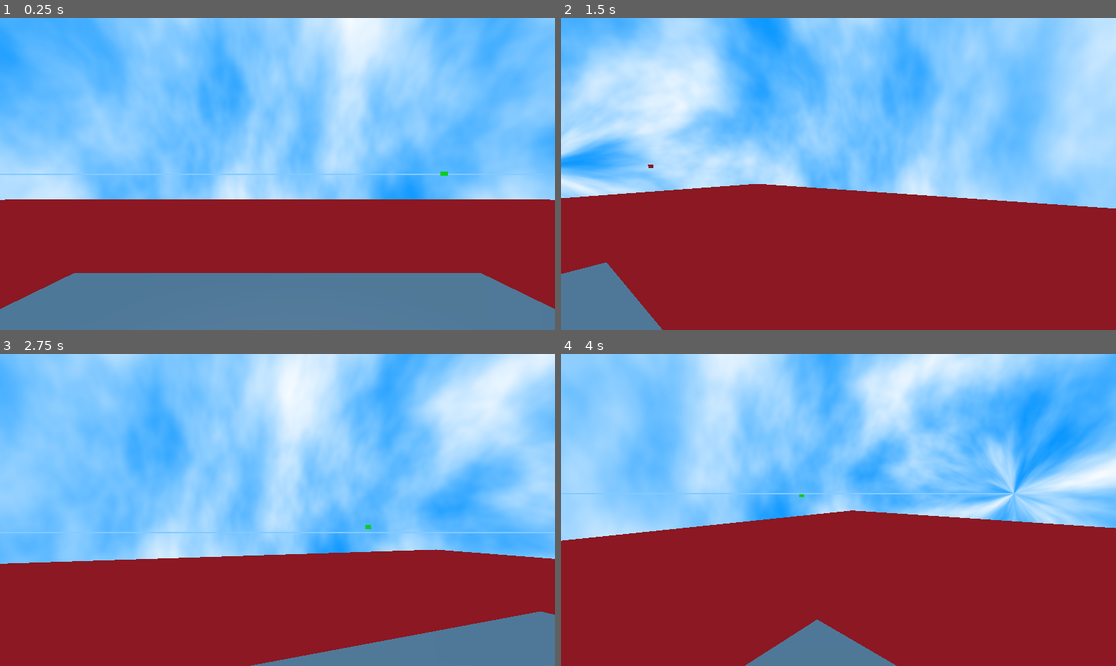
Above: before the commit, frames 1-4 (two rows, left to right).
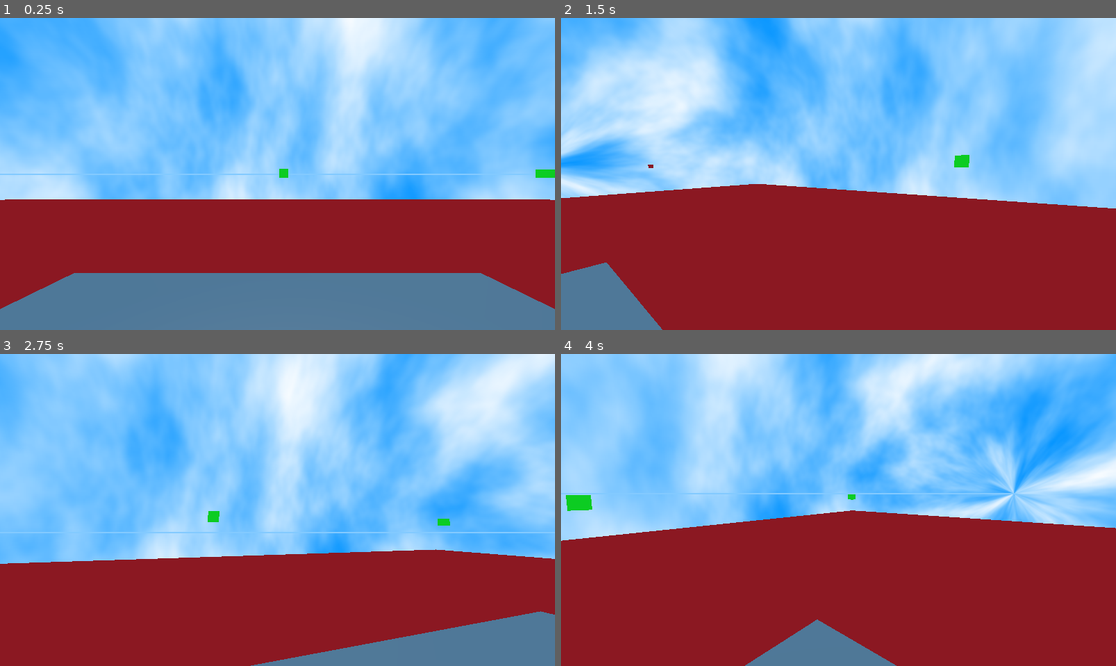
Above: after the commit, the same moments.

Repository: JustAws0m3/Godot_project_1
Game: Godot game, scene res://Main.tscn
The game is run twice, just before and just after one commit, with the same random seed, the same clock (stepped at 60 frames per second) and the same inputs.
Inputs (mouse positions are in pixels of both pictures, inside the frame that each line leads up to):
- Up to frame 1 (0.25 s): no input
- Up to frame 2 (1.5 s): tap Enter at 0.5 s; move the mouse to (866, 174) at 0.52 s; hold R (Refresh) 0.53-1.28 s; hold W (Forwards) from 0.53 s (still down); tap Space (Jump) at 0.77 s; move the mouse to (810, 174) at 1.27 s; tap Shift (Sprint) at 1.35 s
- Up to frame 3 (2.75 s): keep holding W (Forwards); tap Space (Jump) at 1.52 s; move the mouse to (288, 503) at 2.02 s; hold R (Refresh) from 2.03 s (still down)
- Up to frame 4 (4 s): keep holding W (Forwards); move the mouse to (832, 516) at 2.77 s; release R (Refresh) at 2.78 s; tap Shift (Sprint) at 2.85 s; tap Space (Jump) at 3.02, 3.77 s; move the mouse to (877, 513) at 3.52 s; hold R (Refresh) from 3.53 s (still down)

The runs differ from the first frame. In frame 1, 0.2% of the frame differs, in the area x 50-100%, y 48-52%; in frame 2, 0.1%; in frame 3, 0.1%; in frame 4, 0.3%, in the area x 0-54%, y 44-51%.

Commit message:
added control to poi horizontal position

Diff:
--- a/Scripts/Generation/Unpackers/paths_unpacker.gd
+++ b/Scripts/Generation/Unpackers/paths_unpacker.gd
@@ -28,8 +28,18 @@
 @export_range(0,1.0,0.001) var min_poi_dist := 0.3
 ##The maximum distance at which pois will generate from spawn a in relation to distance between the spawns
 @export_range(0,1.0,0.001) var max_poi_dist := 0.7
-##The variance in how the pois will generate along the axes between spawns
+##The variance in how the pois will generate along the axis between spawns
 @export_range(0,1.0,0.001) var poi_dist_variance := 0.1
+##The minimum distance at which pois will generate on the axis perpendicular to the axis between spawns
+@export_range(0,1.0,0.001) var min_poi_hor_dist := 0.1
+##The maximum distance at which pois will generate on the axis perpendicular to the axis between spawns
+@export_range(0,1.0,0.001) var max_poi_hor_dist := 0.9
+##The variance in how the pois will generate along the axis perpendicular to the axis between spawns
+@export_range(0,1.0,0.001) var poi_hor_dist_variance := 0.25
+##If true, flip the pois horizontally
+@export var poi_flip_hor := false
+##If true, shufffle the horizontal positions of pois
+@export var poi_shuffle_hor := true
 
 var world_border_positive
 var world_border_negative
@@ -114,22 +124,25 @@
 	return rng.randf_range(max(min_v,base - variance),min(max_v,base + variance))
 
 #Generate a place to put a random poi
-func generate_poi_vector(rng:RandomNumberGenerator,pos_a:Vector3,pos_b:Vector3,base_dist:float) -> Vector3:
+func generate_poi_vector(rng:RandomNumberGenerator,pos_a:Vector3,pos_b:Vector3,base_dist:float,hor_base_dist:float) -> Vector3:
 	var pos_a_v2 = Vector2(pos_a.x,pos_a.z)
 	var pos_b_v2 = Vector2(pos_b.x,pos_b.z)
 
 	#Determine the distance to place the poi at from the first spawn point
 	var dist = clamped_uniform_randf_range(rng,min_poi_dist,max_poi_dist,base_dist,poi_dist_variance)
-	print(dist)
 
-	#Get the vector parallel to vector between the two spawn points
+	#Get the vector parallel to vector between the two spawn points (perp is for perpendicular)
 	var interm_pos = (pos_a_v2 * dist) + (pos_b_v2 * (1 - dist))
 	var interm_vector = (pos_a - pos_b).normalized()
 	var perp_interm_vector = Vector2(interm_vector.z,-interm_vector.x)
 
+	#Calculate the horizontal distance along the vector to place the point at
+	var perp_dist_bounds = calculate_vector_map_bounds(interm_pos,perp_interm_vector)
+	var hor_position_unscaled = clamped_uniform_randf_range(rng,min_poi_hor_dist,max_poi_hor_dist,hor_base_dist,poi_hor_dist_variance)
+	var hor_position = (perp_dist_bounds[1] - perp_dist_bounds[0]) * hor_position_unscaled + perp_dist_bounds[0]
+	var added_vector = perp_interm_vector * hor_position
+
 	#Calculate the distance along the vector to place the point at
-	var perp_dist_bounds = calculate_vector_map_bounds(interm_pos,perp_interm_vector)
-	var added_vector = perp_interm_vector * rng.randf_range(perp_dist_bounds[0],perp_dist_bounds[1])
 	var result_vector = interm_pos + added_vector
 	return Vector3(result_vector.x,0,result_vector.y)
 
@@ -153,9 +166,20 @@
 #Generate points for pois
 func generate_poi_points(rng:RandomNumberGenerator,spawn_a:Vector3,spawn_b:Vector3) -> Array[Node3D]:
 	var result: Array[Node3D] = []
+
+	#Determine point base placement
 	var poi_dists = get_evenly_spaced_numbers(min_poi_dist,max_poi_dist,n_pois)
+	var poi_hor_dists = get_evenly_spaced_numbers(min_poi_hor_dist,max_poi_hor_dist,n_pois)
+
+	#Handle horizontal poi paramaters
+	if poi_shuffle_hor:
+		poi_hor_dists.shuffle()
+	elif poi_flip_hor:
+		poi_hor_dists.reverse()
+
+	#Determine final positions and place the points
 	for i in range(n_pois):
-		var new_vector = generate_poi_vector(rng,spawn_a,spawn_b,poi_dists[i])
+		var new_vector = generate_poi_vector(rng,spawn_a,spawn_b,poi_dists[i],poi_hor_dists[i])
 		var new_point = place_point(new_vector,GREEN)
 		result.append(new_point)
 	return result;
